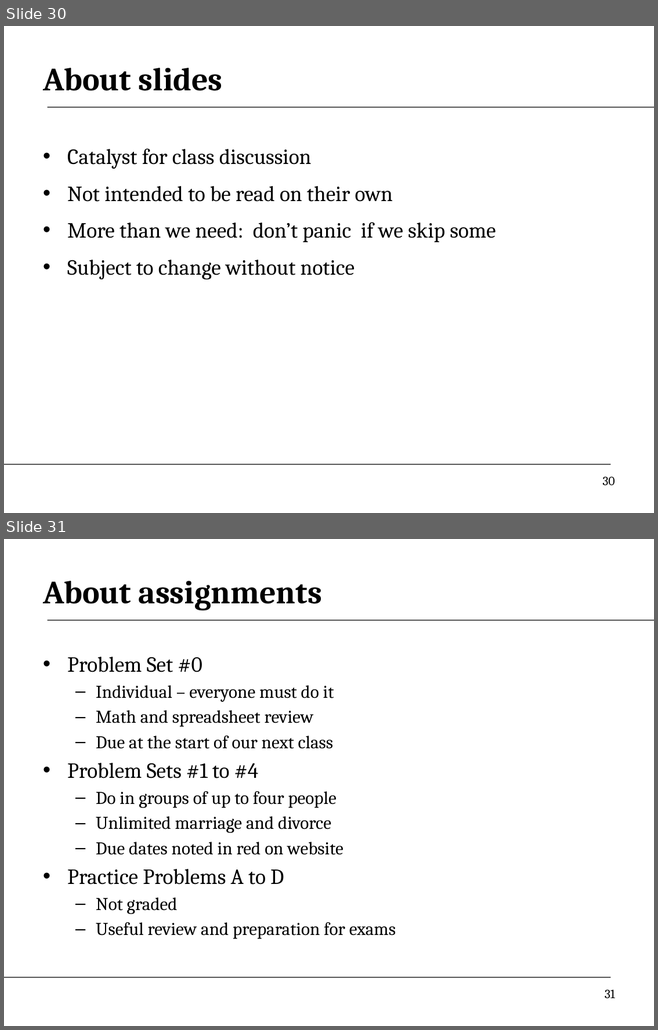
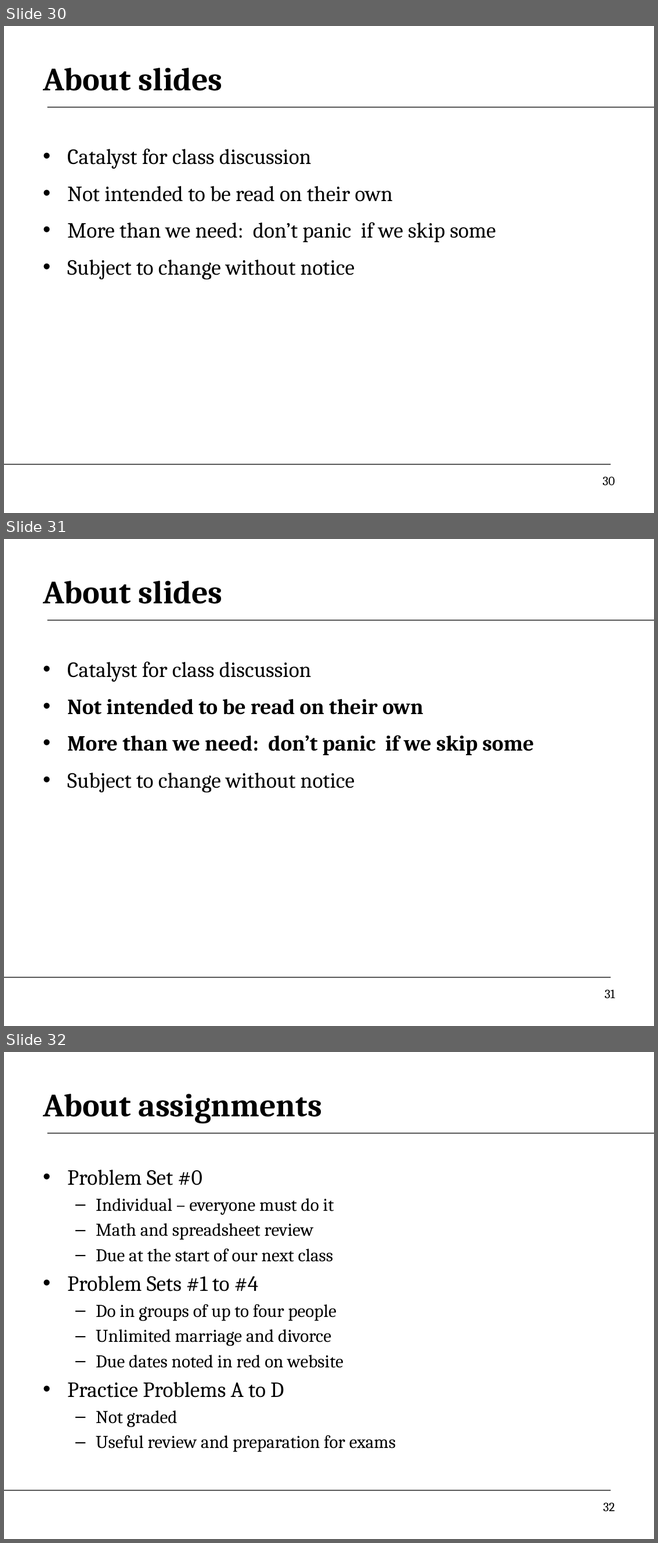
Before and after one commit to DaveBackus/Global_Economy, a slide deck: Slides/slides_intro_f14.pptx. Shown one above the other, each under a label of ours: slides 30 and 31 before the commit, slides 30, 31 and 32 after it. The pictures are 658x1030 and 658x1543 pixels, drawn with LibreOffice and Linux fonts; fonts in the diff are those of the drawing. Boxes give left, top, right and bottom in pixels: in the first picture for what was removed or moved away, otherwise in the second. Text is boxed around its words. In the diff, an @@ line names an element or a change of style, - is before the commit and + after.

```diff
--- a/Slides/slides_intro_f14.pptx
+++ b/Slides/slides_intro_f14.pptx
@@ slide 31 added at bbox=[4, 539, 654, 1026], background #FFFFFF; not listed: 2 template elements that a slide beside it also shows @@
@@ title added at bbox=[43, 581, 223, 604], 36 pt, text #000000, bold @@
+About slides
@@ text added at bbox=[67, 661, 534, 793], 24 pt, text #000000, bold @@
+• Catalyst for class discussion
+• Not intended to be read on their own
+• More than we need: don’t panic if we skip some
+• Subject to change without notice
@@ page number added at bbox=[604, 990, 615, 998], 14 pt, text #000000 @@
+31
@@ what was slide 31 is now slide 32 @@
@@ page number at bbox=[603, 1503, 614, 1511]: text changed @@
-31
+32
```
Also in this commit, not shown: 5 slides changed, 16 other files.
